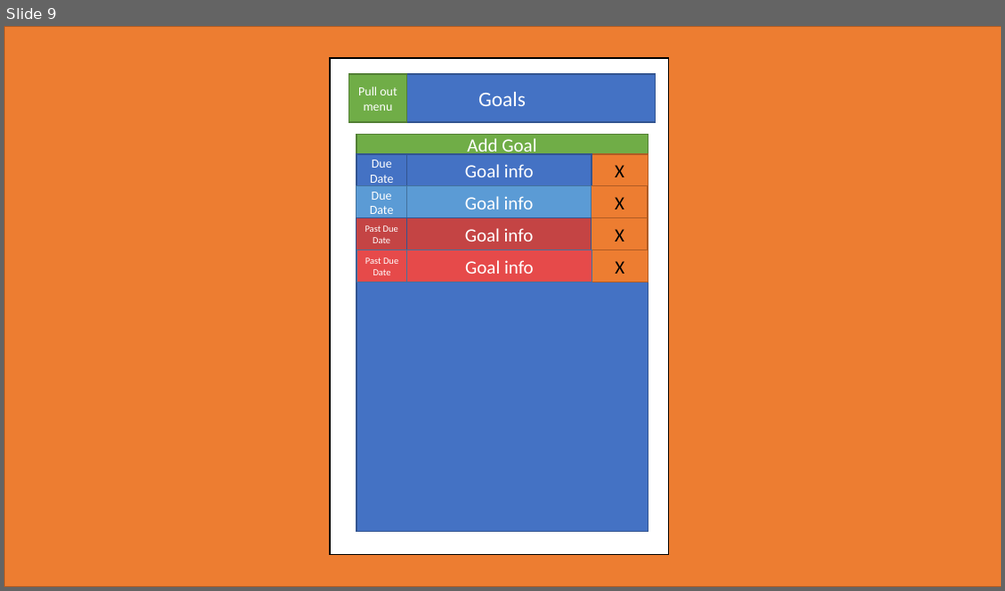
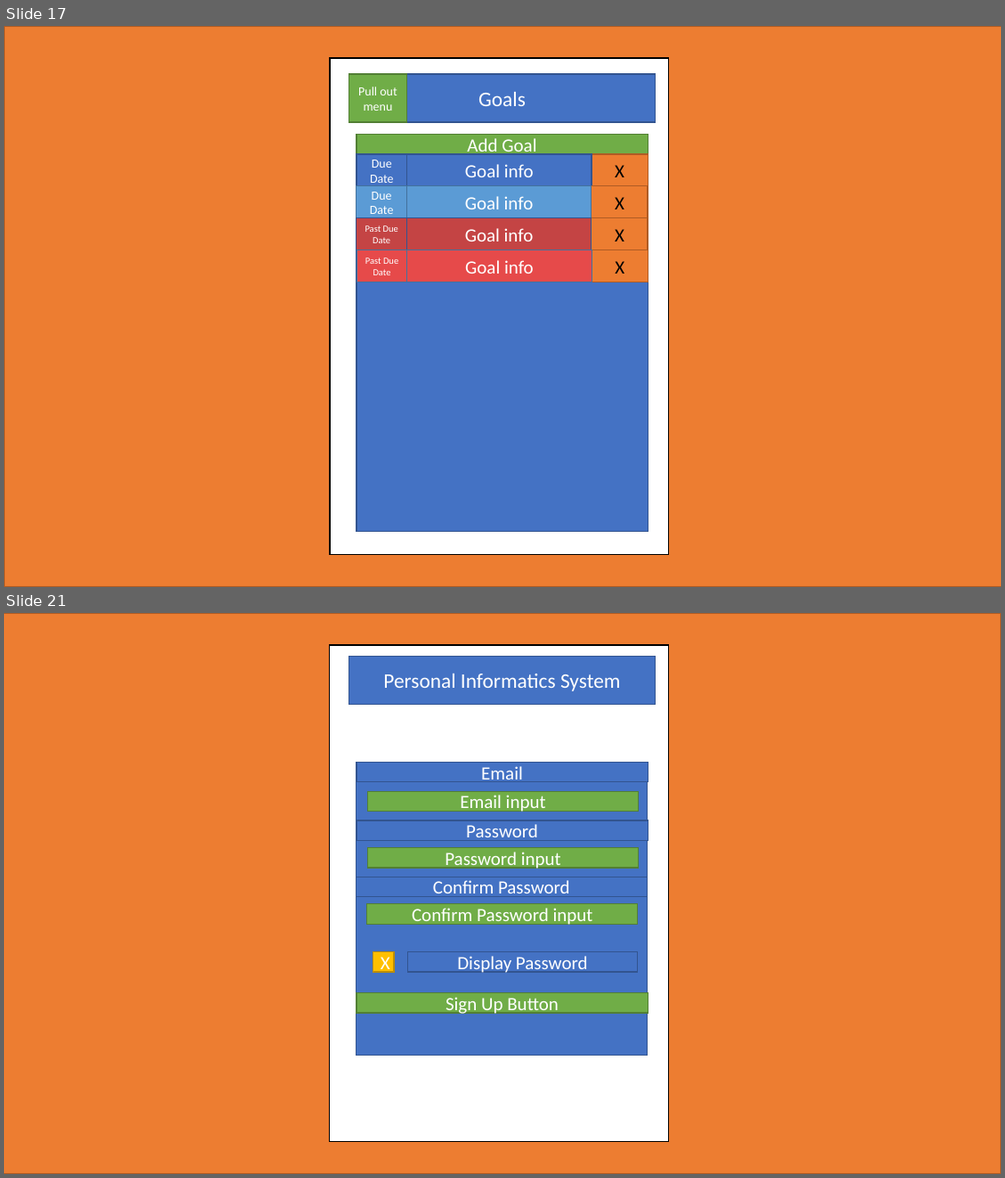
Before and after one commit to CM10313-Group-19/Personal-Infomatics-Software, a slide deck: ProjectInformation/Powerpoint designs/V1/powerpoint design.pptx. Shown one above the other, each under a label of ours: slide 9 before the commit, slides 17 and 21 after it; the slides between them are not shown. The pictures are 1005x591 and 1005x1178 pixels, drawn with LibreOffice and Linux fonts; fonts in the diff are those of the drawing. Boxes give left, top, right and bottom in pixels: in the first picture for what was removed or moved away, otherwise in the second. Text is boxed around its words. In the diff, an @@ line names an element or a change of style, - is before the commit and + after.

```diff
--- a/ProjectInformation/Powerpoint designs/V1/powerpoint design.pptx
+++ b/ProjectInformation/Powerpoint designs/V1/powerpoint design.pptx
@@ slide 21 added at (4,613,1001,1174), background #FFFFFF @@
@@ rectangle added at (4,613,1000,1174), fill #ED7D31, outline #AF5C24 1 pt @@
@@ rectangle added at (329,645,668,1142), fill #FFFFFF, outline #000000 1 pt @@
@@ rectangle added at (348,657,655,705), fill #4472C4, outline #325491 1 pt, 20 pt, text #FFFFFF @@
+Personal Informatics System
@@ rectangle added at (356,762,647,782), fill #4472C4, outline #325491 1 pt, 18 pt, text #FFFFFF @@
+Email
@@ rectangle added at (356,782,647,1055), fill #4472C4, outline #325491 1 pt @@
@@ rectangle added at (367,791,638,811), fill #70AD47, outline #538035 1 pt, 18 pt, text #FFFFFF @@
+Email input
@@ rectangle added at (356,820,647,840), fill #4472C4, outline #325491 1 pt, 18 pt, text #FFFFFF @@
+Password
@@ rectangle added at (367,848,638,868), fill #70AD47, outline #538035 1 pt, 18 pt, text #FFFFFF @@
+Password input
@@ rectangle added at (356,877,647,897), fill #4472C4, outline #325491 1 pt, 18 pt, text #FFFFFF @@
+Confirm Password
@@ rectangle added at (367,904,638,925), fill #70AD47, outline #538035 1 pt, 18 pt, text #FFFFFF @@
+Confirm Password input
@@ rectangle added at (373,952,395,972), fill #FFC000, outline #BD8E00 1 pt, 18 pt, text #FFFFFF @@
+X
@@ rectangle added at (408,952,638,972), fill #4472C4, outline #325491 1 pt, 18 pt, text #FFFFFF @@
+Display Password
@@ rectangle added at (356,993,647,1013), fill #70AD47, outline #538035 1 pt, 18 pt, text #FFFFFF @@
+Sign Up Button
@@ what was slide 9 is now slide 17 @@
```
Also in this commit, not shown: 7 slides changed, 12 other slides added.
